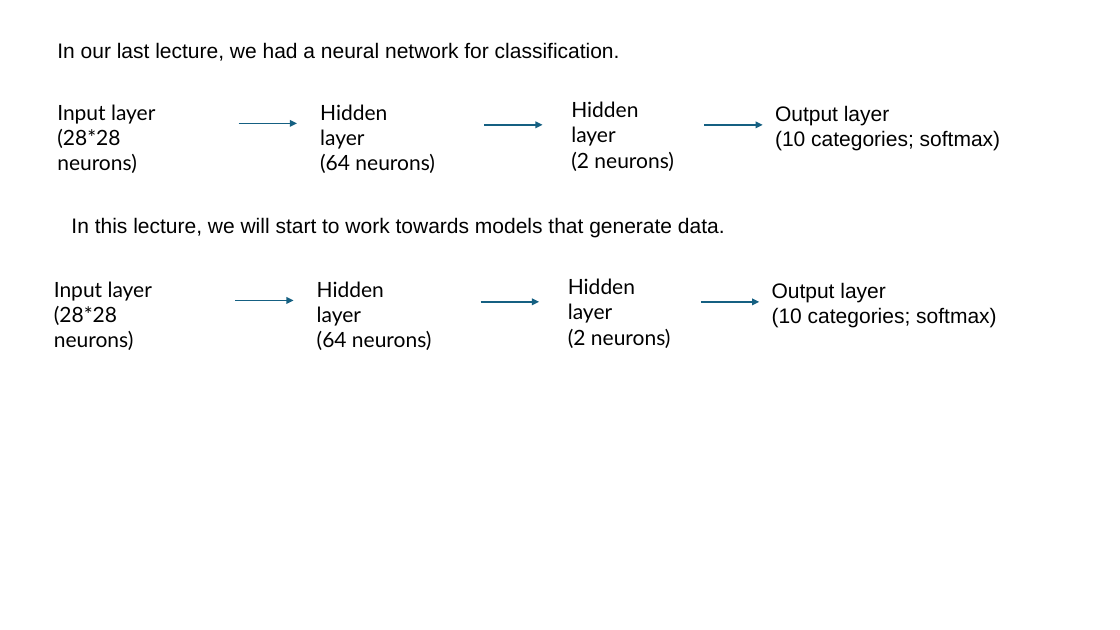
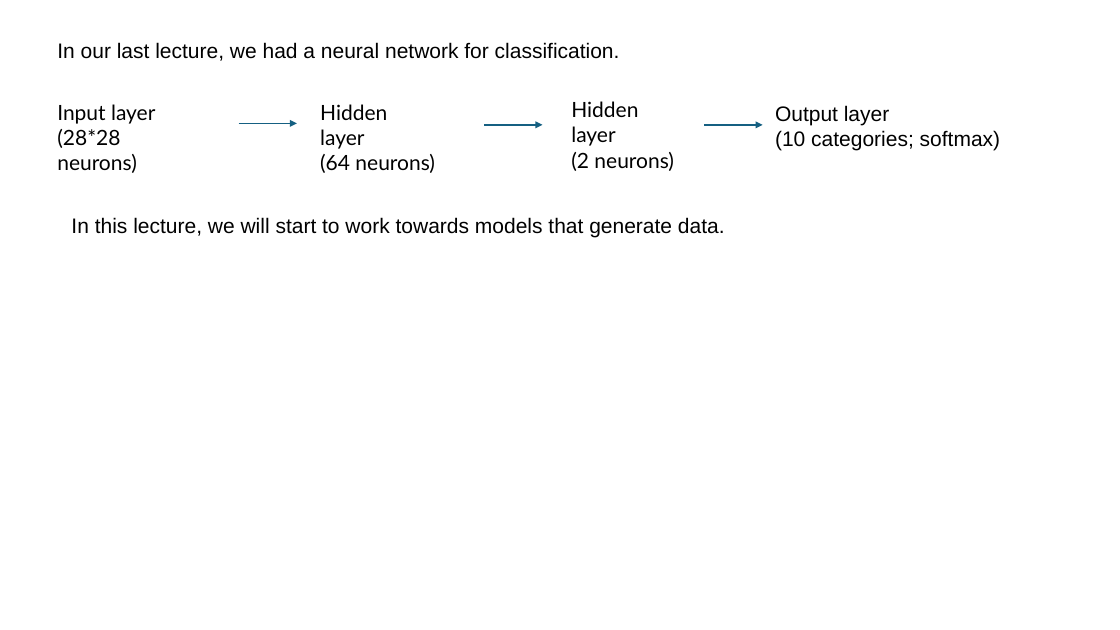
Before and after one commit to fodorclasses/fodorclasses.github.io, a slide deck: slide 1 of classes/summer2024/lecture2.pptx. Drawn at 1120x630 pixels with LibreOffice and Linux fonts; fonts in the diff are those of the drawing. Boxes give left, top, right and bottom in pixels: in the first picture for what was removed or moved away, otherwise in the second. Text is boxed around its words. In the diff, an @@ line names an element or a change of style, - is before the commit and + after.

Commit message:
small changes

```diff
--- a/classes/summer2024/lecture2.pptx
+++ b/classes/summer2024/lecture2.pptx
@@ text removed at (x1=54, y1=281, x2=152, y2=350) @@
-Input layer
-(28*28 neurons)
@@ text removed at (x1=317, y1=281, x2=432, y2=350) @@
-Hidden layer
-(64 neurons)
@@ text removed at (x1=568, y1=278, x2=671, y2=348) @@
-Hidden layer
-(2 neurons)
@@ text removed at (x1=772, y1=282, x2=996, y2=328) @@
-Output layer
-(10 categories; softmax)
@@ arrow removed from (235, 301) to (293, 301) @@
@@ arrow removed from (481, 302) to (539, 302) @@
@@ arrow removed from (701, 302) to (760, 302) @@
```
Also in this commit, not shown: 1 other slide changed, 1 slide added, 1 slide removed.
